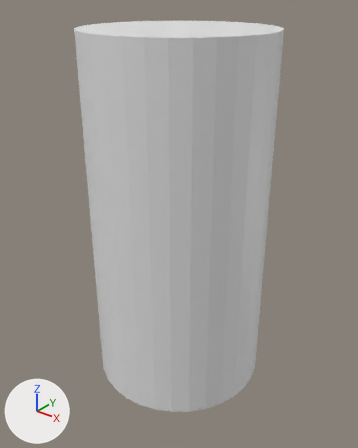
What one commit did to the OBJ model assets/models/player_model_0.5_2.obj.
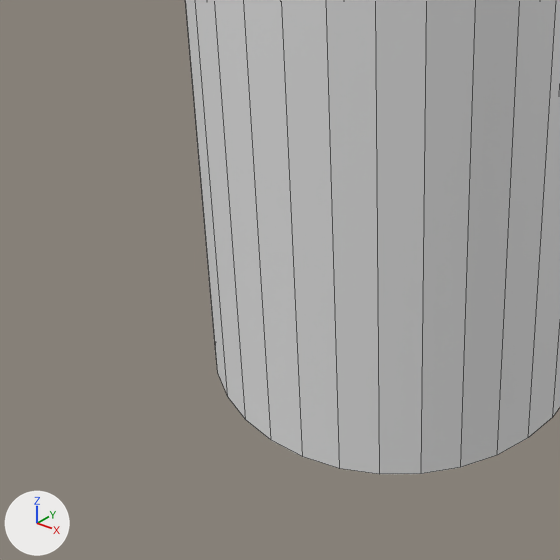
Old and new are each drawn whole from a 50 mm camera at (1.61, -2.01, 2.19) aimed at (0.07, -0.08, 1.0) and again close up on the part from 3% to 69% of the width and 48% to 100% of the height. The axes (+X, +Y, +Z) are drawn at lower left. The lights are the same throughout. The close-ups show mesh edges as thin lines. Where no turn or scale is listed for an object, it has been applied to the vertices.

Script lines for the objects in view, before the commit:
```python
me_cylinder = bpy.data.meshes.new('Cylinder')
me_cylinder.from_pydata(...)  # 76 vertices, 44 faces; spans x -0.5..0.5, y -0.5..0.57, z 0.0..2.0
ob_cylinder = bpy.data.objects.new('Cylinder', me_cylinder)
ob_cylinder.location = (0.0, 0.0, 0.0)
```
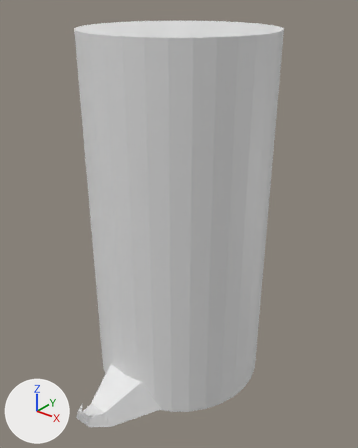
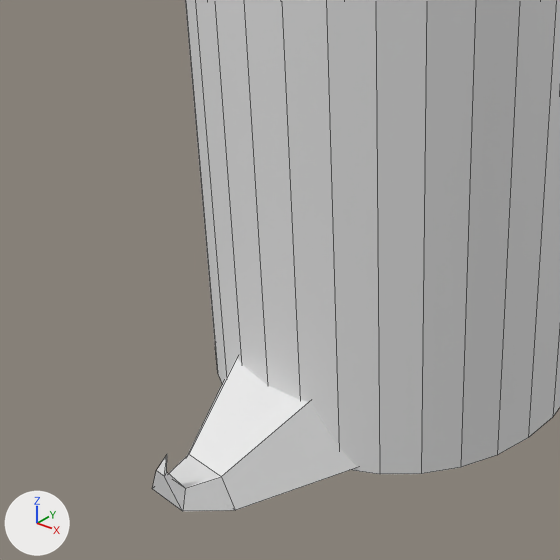
Commit message: Adds tail to player. Fixes the facing angle issues in player char mvt.

Diff of the bpy script that builds the scene:
```diff
--- a/assets/models/player_model_0.5_2.obj.py
+++ b/assets/models/player_model_0.5_2.obj.py
@@ mat_default_obj @@
+mat_default_obj = principled_material('Default_OBJ')
+mat_default_obj.base_color = (0.8, 0.8, 0.8)  # white #e7e7e7
@@ me_cylinder @@
 # used by ob_cylinder; location = (0.0, 0.0, 0.0)
-me_cylinder.from_pydata(...)  # 76 vertices, 44 faces; spans x -0.5..0.5, y -0.5..0.57, z 0.0..2.0
+me_cylinder.from_pydata(...)  # 93 vertices, 61 faces; spans x -0.5..0.5, y -0.84..0.57, z 0.0..2.0
+# me_cylinder part 1: a new loose piece of 17 vertices spanning x -0.24..0.24, y -0.84..-0.42, z 0.01..0.21, in mat_default_obj (white #e7e7e7)
+me_cylinder.materials.append(mat_default_obj)  # white #e7e7e7
```

What differs and where, as boxes [x1, y1, x2, y2] in the close-ups (560 x 560 px):
'Cylinder', reshaped
    before: [185, 0, 560, 474]
    after: [152, 0, 560, 511]
part 1 of me_cylinder, added
    after: [152, 358, 357, 511]
